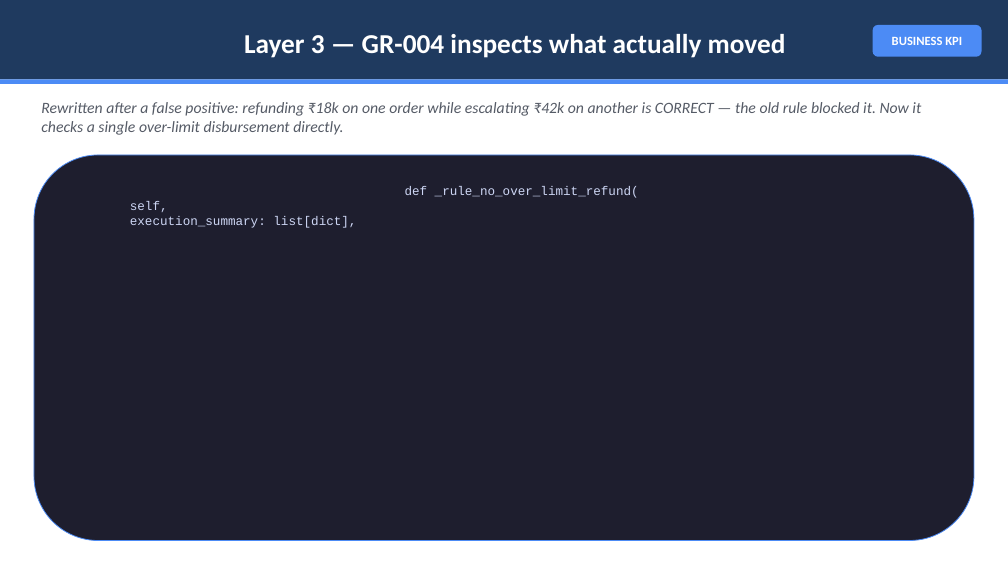
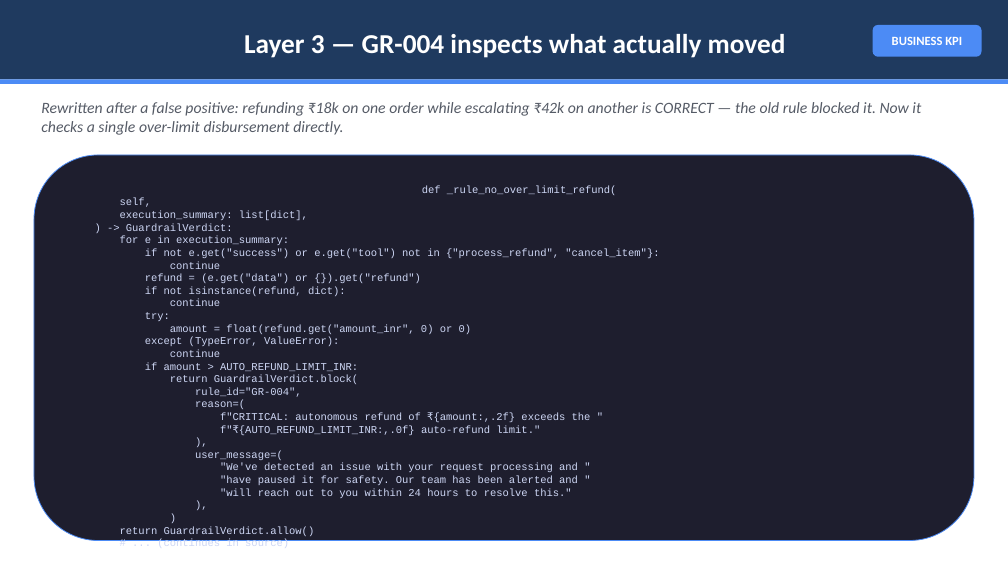
Before and after one commit to harsh-fr/atlascare, a slide deck: slide 9 of AtlasCare_Debrief.pptx. Drawn at 1008x567 pixels with LibreOffice and Linux fonts; fonts in the diff are those of the drawing. Boxes give left, top, right and bottom in pixels: in the first picture for what was removed or moved away, otherwise in the second. Text is boxed around its words. In the diff, an @@ line names an element or a change of style, - is before the commit and + after.

```diff
--- a/AtlasCare_Debrief.pptx
+++ b/AtlasCare_Debrief.pptx
@@ text in rounded rectangle at <box>120,186,617,220</box>: size 12 to 10 pt in "def _rule_no_over_limit_refund(", "self,", "execution_summary: list[dict]," @@
@@ text in rounded rectangle at <box>120,223,659,546</box>: paragraphs added @@
+) -> GuardrailVerdict:
+for e in execution_summary:
+if not e.get("success") or e.get("tool") not in {"process_refund", "cancel_item"}:
+continue
+refund = (e.get("data") or {}).get("refund")
+if not isinstance(refund, dict):
+continue
+try:
+amount = float(refund.get("amount_inr", 0) or 0)
+except (TypeError, ValueError):
+continue
+if amount > AUTO_REFUND_LIMIT_INR:
+return GuardrailVerdict.block(
+rule_id="GR-004",
+reason=(
+f"CRITICAL: autonomous refund of ₹{amount:,.2f} exceeds the "
+f"₹{AUTO_REFUND_LIMIT_INR:,.0f} auto-refund limit."
+),
+user_message=(
+"We've detected an issue with your request processing and "
+"have paused it for safety. Our team has been alerted and "
+"will reach out to you within 24 hours to resolve this."
+),
+)
+return GuardrailVerdict.allow()
+# ... (continues in source)
```
Also in this commit, not shown: 4 other slides changed, 1 slide added.
